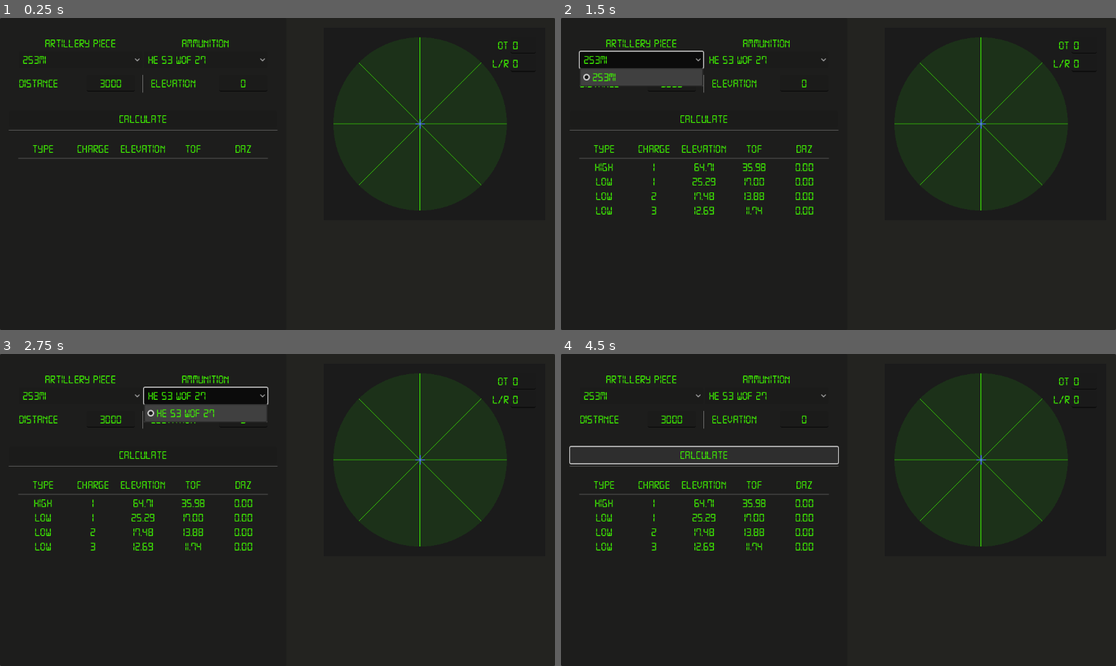
Above: before the commit, frames 1-4 (two rows, left to right).
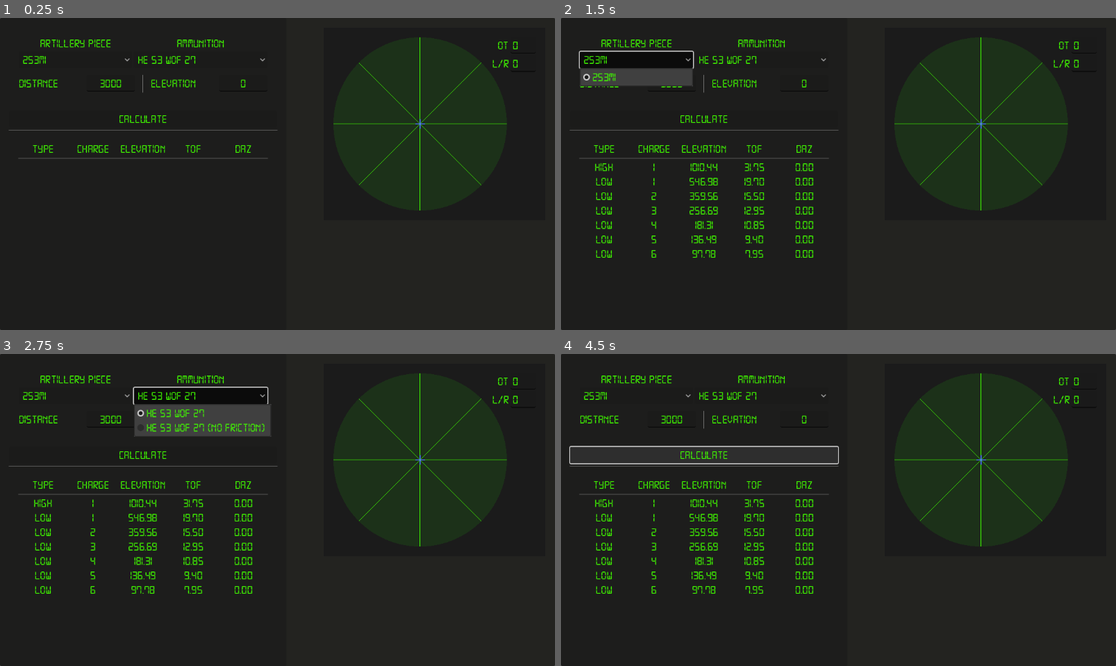
Above: after the commit, the same moments.

Repository: cparadis777/ArmaArtilleryPlanner
Game: Godot game, scene res://UI/main_ui.tscn
Same seed, same stepped clock (60 frames per second), same inputs: the game is played once before the commit and once after it.
Inputs:
- Up to frame 1 (0.25 s): no input
- Up to frame 2 (1.5 s): click "Calculate" at 0.5 s; click "2S3M1" at 1.25 s
- Up to frame 3 (2.75 s): click "HE 53 WOF 27" at 2 s
- Up to frame 4 (4.5 s): click "2S3M1" at 2.75 s; click "HE 53 WOF 27" at 3.5 s; click "Calculate" at 4.25 s

The runs differ from the first frame. In frame 1, 0.6% of the frame differs, in the area x 7-42%, y 6-15%; in frame 2, 1.8%; in frame 3, 3.1%, in the area x 6-49%, y 6-77%; in frame 4, 1.7%.

Commit message:
We have achieved pinpoint death delivery

Diff:
--- a/Resources/pieces/2S3M1.tres
+++ b/Resources/pieces/2S3M1.tres
@@ -1,12 +1,13 @@
-[gd_resource type="Resource" script_class="ArtilleryPiece" load_steps=3 format=3 uid="uid://c0g70o45nje2c"]
+[gd_resource type="Resource" script_class="ArtilleryPiece" load_steps=4 format=3 uid="uid://c0g70o45nje2c"]
 
 [ext_resource type="Script" path="res://Script/resources/artillery_piece.gd" id="1_5khaj"]
 [ext_resource type="Resource" uid="uid://c2ey6so27yfmo" path="res://Resources/shells/HE_53_WOF_27.tres" id="2_v6uof"]
+[ext_resource type="Resource" uid="uid://bt4664ckavfa7" path="res://Resources/shells/HE_53_WOF_57(nofriction).tres" id="3_mdy46"]
 
 [resource]
 script = ExtResource("1_5khaj")
 name = "2S3M1"
-shells = [ExtResource("2_v6uof")]
+shells = [ExtResource("2_v6uof"), ExtResource("3_mdy46")]
 charges = {
 0: 0.256,
 1: 0.298,
--- a/Resources/shells/HE_53_WOF_27.tres
+++ b/Resources/shells/HE_53_WOF_27.tres
@@ -6,4 +6,4 @@
 script = ExtResource("1_0crm0")
 name = "HE 53 WOF 27"
 base_velocity = 655
-air_friction = 0
+air_friction = -6e-05
--- /dev/null
+++ b/Resources/shells/HE_53_WOF_57(nofriction).tres
@@ -0,0 +1,9 @@
+[gd_resource type="Resource" script_class="ArtilleryShell" load_steps=2 format=3 uid="uid://bt4664ckavfa7"]
+
+[ext_resource type="Script" path="res://Script/resources/artillery_shell.gd" id="1_xrvx0"]
+
+[resource]
+script = ExtResource("1_xrvx0")
+name = "HE 53 WOF 27 (No friction)"
+base_velocity = 655
+air_friction = 0.0
--- a/Script/artillery_calculator.gd
+++ b/Script/artillery_calculator.gd
@@ -1,11 +1,14 @@
 extends Node
 
-var gravity:float = 9.81
-
+var GRAVITY:float = 9.8066
+var TIMESTEP:float = 0.05
+var EPSILON:int = 10
+var MAX_ITERATIONS:int = 1500
+var ANGLE_STEP:float = 0.001
 
 func calculate_projectile_motion(initial_velocity: float, initial_angle: float) -> Dictionary:
 	var angle_radians = deg_to_rad(initial_angle)
-	var time_of_flight = (2 * initial_velocity * sin(angle_radians)) / gravity
+	var time_of_flight = (2 * initial_velocity * sin(angle_radians)) / GRAVITY
 	var horizontal_distance = (initial_velocity * cos(angle_radians)) * time_of_flight
 	return {
 		"horizontal_distance": horizontal_distance,
@@ -25,31 +28,88 @@
 func mil2deg(mil:float) -> float:
 	return mil/0.06
 
-func solve_firing_solutions(distance: float, muzzle_velocity: float, elevation_difference: float) -> Array:
-	var solutions = []
-	var g = gravity
-	var v = muzzle_velocity
-	var d = distance
-	var h = elevation_difference
+func nMil_to_rad(nMil:float) -> float:
+	return nMil * 0.000982
 
-	var discriminant = pow(v, 4) - g * (g * pow(d, 2) + 2 * h * pow(v, 2))
-	if discriminant < 0:
-		return [firing_solution.new()]  # No solution
+func rad_to_nMil(rad:float) -> float:
+	return rad * 1018.591636
 
-	var angle1 = atan((pow(v, 2) + sqrt(discriminant)) / (g * d))
-	var angle2 = atan((pow(v, 2) - sqrt(discriminant)) / (g * d))
+func deg_to_nMil(deg:float) -> float:
+	return rad_to_nMil(deg_to_rad(deg))
 
-	for angle in [angle1, angle2]:
-		var result = calculate_projectile_motion(v, rad_to_deg(angle))
-		var new_solution = firing_solution.new()
-		new_solution.elevation = rad_to_deg(angle)
-		new_solution.tof = result.time_of_flight
-		new_solution.type = "High" if rad_to_deg(angle) >= 45 else "Low"
-		solutions.append(new_solution)
+func nMil_to_deg(nMil:float) -> float:
+	return rad_to_deg(nMil_to_rad(nMil))
+
+# func solve_firing_solutions(distance: float, muzzle_velocity: float, elevation_difference: float) -> Array:
+# 	var solutions = []
+# 	var g = GRAVITY
+# 	var v = muzzle_velocity
+# 	var d = distance
+# 	var h = elevation_difference
+
+# 	var discriminant = pow(v, 4) - g * (g * pow(d, 2) + 2 * h * pow(v, 2))
+# 	if discriminant < 0:
+# 		return [firing_solution.new()]  # No solution
+
+# 	var angle1 = atan((pow(v, 2) + sqrt(discriminant)) / (g * d))
+# 	var angle2 = atan((pow(v, 2) - sqrt(discriminant)) / (g * d))
+
+# 	for angle in [angle1, angle2]:
+# 		var result = calculate_projectile_motion(v, rad_to_deg(angle))
+# 		var new_solution = firing_solution.new()
+# 		new_solution.elevation = rad_to_deg(angle)
+# 		new_solution.tof = result.time_of_flight
+# 		new_solution.type = "High" if rad_to_deg(angle) >= 45 else "Low"
+# 		solutions.append(new_solution)
 
 
-	return solutions
+# 	return solutions
 
+func solve_firing_solutions(distance:int, elevation_difference:int, piece:ArtilleryPiece, ammo:ArtilleryShell, charge:int) -> Array:
+	var current_angle:float = deg_to_rad(piece.minAngle)
+	var n_iter = 0
+	var solutions = []
+	var max_angle = deg_to_rad(piece.maxAngle)
+
+	while n_iter < MAX_ITERATIONS and current_angle < max_angle:
+		var result = simulate_shot(ammo.base_velocity * piece.charges[charge],
+			current_angle,
+			elevation_difference,
+			ammo.air_friction)
+
+		var error = abs(result[0] - distance)
+		#if n_iter % 10 == 0:
+		#	print("Iteration: %s, Charge: %s, Angle: %.2f, Distance: %.2f,  ToF: %.2f,  Error: %.2f" % [n_iter, charge, rad_to_nMil(current_angle), result[0], result[1], error])
+
+		if  abs(result[0] - distance) < EPSILON:
+			var new_solution = firing_solution.new()
+			new_solution.elevation = rad_to_nMil(current_angle)
+			new_solution.tof = result[1]
+			new_solution.type = "High" if rad_to_deg(current_angle) >= 45 else "Low"
+			new_solution.error = error
+			new_solution.charge = charge
+			solutions.append(new_solution)
+		current_angle += ANGLE_STEP
+		n_iter += 1
+
+	var solution_families = { "High":[], "Low":[] }
+	for solution in solutions:
+		solution_families[solution.type].append(solution)
+
+	var selected_solutions = []
+	if solution_families['High'].size() != 0:
+		selected_solutions.append(select_solution(solution_families['High']))
+	if solution_families['Low'].size() != 0:
+		selected_solutions.append(select_solution(solution_families['Low']))
+	return selected_solutions
+
+
+func select_solution(solutions:Array) -> firing_solution:
+	var best_solution = solutions[0]
+	for solution in solutions:
+		if solution.error < best_solution.error:
+			best_solution = solution
+	return best_solution
 
 func caculate_lr_shift(distance:int, adjustment:int) -> Array:
 
@@ -75,4 +135,29 @@
 
 	var distance_adjustment = (adjustment / sin(azimuth_change))
 	var new_distance = distance_adjustment + distance
-	return [int(new_distance), rad_to_deg(azimuth_change)]
+	return [int(new_distance), deg2mil(rad_to_deg(azimuth_change))]
+
+
+func simulate_shot(initial_velocity:float, initial_angle:float, target_elevation:float, air_friction:float) -> Array:
+
+	var velocity = Vector2(initial_velocity * cos(initial_angle), initial_velocity * sin(initial_angle))
+	var position = Vector2(0,0)
+	var time = 0
+
+	var apex = 0
+
+	while position.y >= target_elevation or velocity.y > 0:
+		position += velocity * TIMESTEP
+		var deltaV:Vector2 = Vector2(0,0)
+		deltaV.y = -GRAVITY
+		deltaV += (velocity.length() * air_friction) * velocity
+		velocity += deltaV * TIMESTEP
+		time += TIMESTEP
+
+		if position.y > apex:
+			apex = position.y
+
+	if apex < target_elevation:
+		return [0, 0]
+
+	return [position.x, time]
--- /dev/null
+++ b/Script/lambertw.gd
@@ -0,0 +1,30 @@
+class_name lambertW
+
+func lambertW(x: float) -> float:
+	if not check_validity(x):
+		push_error("Invalid input for Lambert W function")
+		return 0.0
+
+	var w = 0.0
+	if x >= 0.0:
+		w = x
+	else:
+		w = -1.0
+
+	for i in range(100):
+		var e = exp(w)
+		var we = w * e
+		var we_plus_x = we + x
+		var w_next = w - (we_plus_x / (e * (w + 1.0) - ((w + 2.0) * we_plus_x / (2.0 * w + 2.0))))
+		if abs(w_next - w) < 1e-10:
+			break
+		w = w_next
+
+	return w
+
+
+
+func check_validity(x:float) -> bool:
+	if x < -1 / exp(1):
+		return false
+	return true
--- a/Script/resources/artillery_shell.gd
+++ b/Script/resources/artillery_shell.gd
@@ -4,4 +4,4 @@
 
 @export var name:String
 @export var base_velocity:int
-@export var air_friction:int = 0
+@export var air_friction:float = 0.0
--- a/Script/resources/solution.gd
+++ b/Script/resources/solution.gd
@@ -6,3 +6,4 @@
 var tof:float
 var type:String
 var azimuth_correction:float
+var error:float
--- a/UI/main_ui.gd
+++ b/UI/main_ui.gd
@@ -13,6 +13,13 @@
 		%PieceSelect.add_item(piece.name)
 	%PieceSelect.select(0)
 	self.active_piece = self.pieces[0]
+	Arty.simulate_shot(
+		self.active_shell.base_velocity * self.active_piece.charges[3],
+			PI/4,
+			int(%Elevation.text),
+			self.active_shell.air_friction
+	)
+
 
 func set_active_piece(piece:ArtilleryPiece) -> void:
 	active_piece = piece
@@ -44,13 +51,20 @@
 	var azimuth = result[1]
 
 	for charge in self.active_piece.charges:
+		#var new_solutions = Arty.solve_firing_solutions(
+		#	distance,
+		#	self.active_shell.base_velocity * self.active_piece.charges[charge],
+		#	elevation
+		#)
 		var new_solutions = Arty.solve_firing_solutions(
 			distance,
-			self.active_shell.base_velocity * self.active_piece.charges[charge],
-			elevation
+			elevation,
+			self.active_piece,
+			self.active_shell,
+			charge
 		)
+
 		for solution in new_solutions:
-			solution.charge = charge
 			solution.azimuth_correction = azimuth
 			solutions.append(solution)
 
@@ -59,10 +73,13 @@
 
 func filter_solution(solution:firing_solution) -> bool:
 
-	if solution.elevation > self.active_piece.maxAngle:
+	var elevation = solution.elevation
+	elevation = Arty.nMil_to_deg(elevation)
+
+	if elevation > self.active_piece.maxAngle:
 		return false
-	if solution.elevation < self.active_piece.minAngle:
+	if elevation < self.active_piece.minAngle:
 		return false
-	if solution.tof < 10:
+	if solution.tof < 2:
 		return false
 	return true
Not shown: 4 places in Resources/MainTheme.tres that only renumber resources
